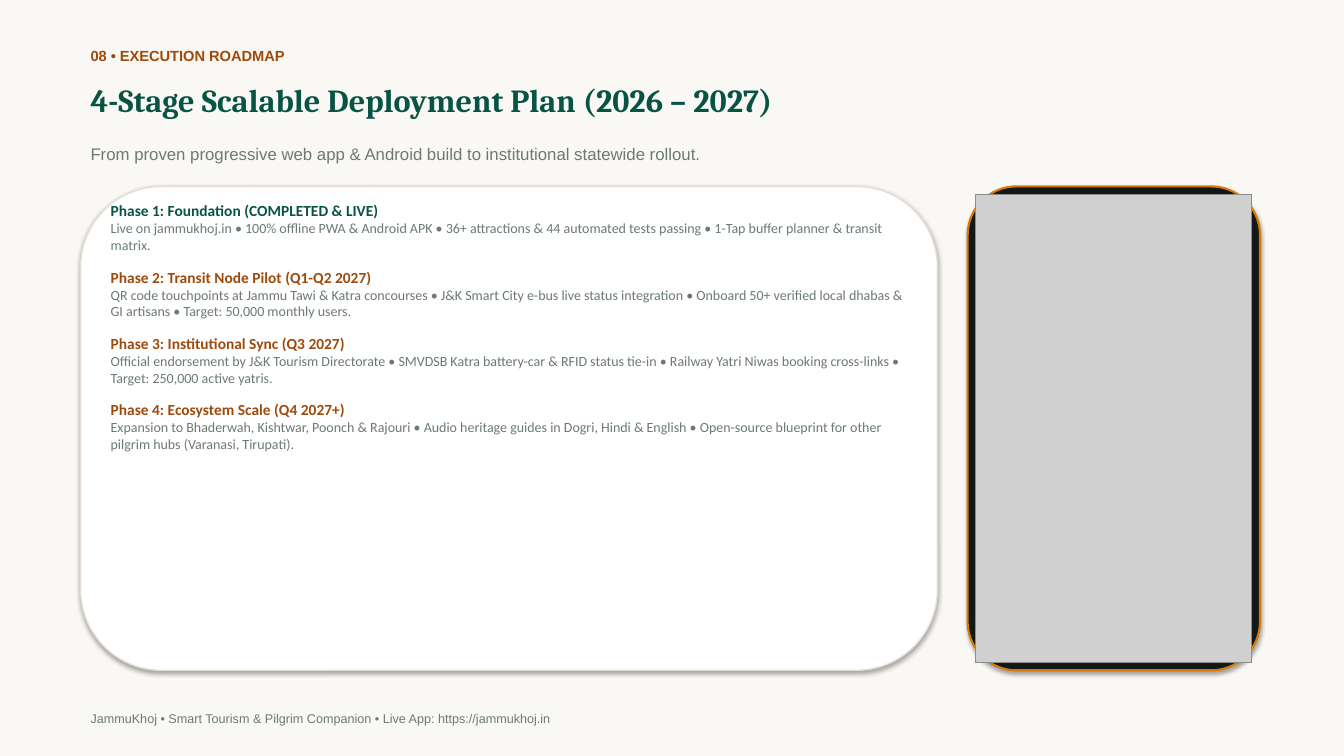
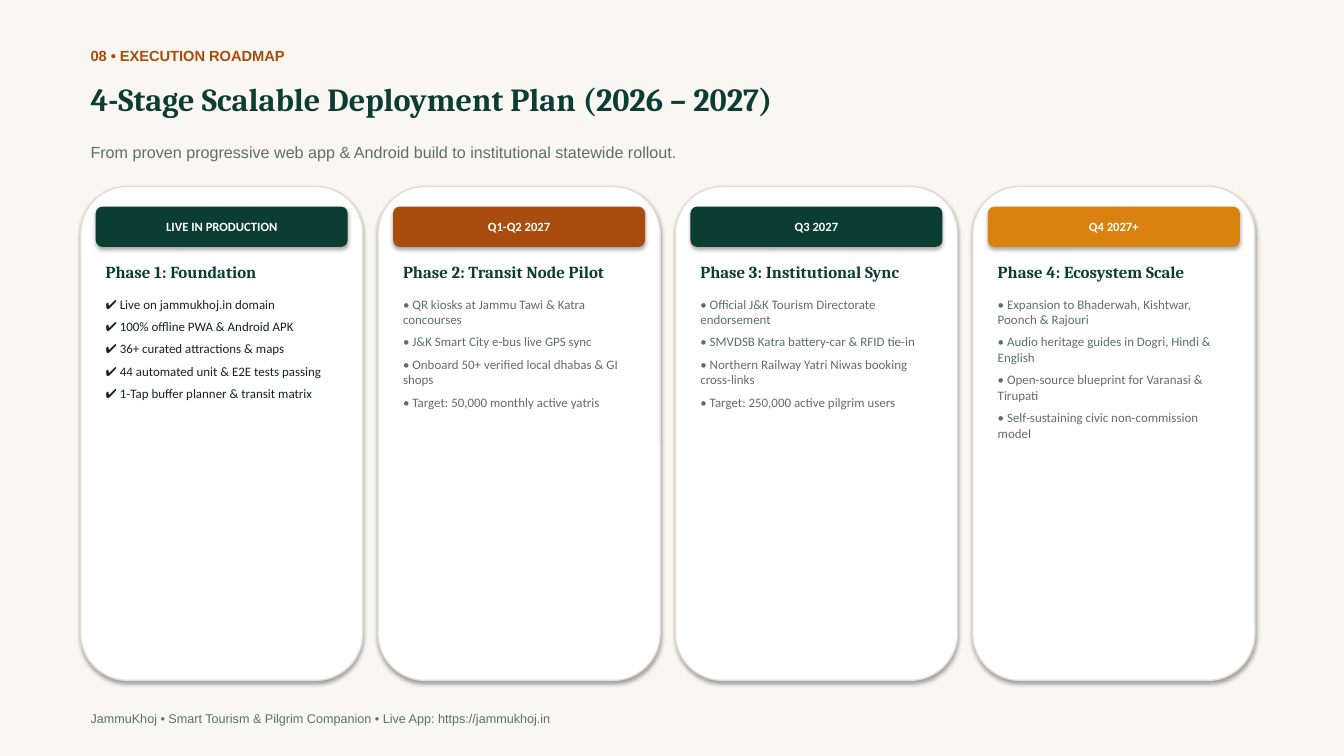
Before and after one commit to moin08s/JammuKhoj, a slide deck: slide 8 of JammuKhoj_Pitch_Deck_Final.pptx. Drawn at 1344x756 pixels with LibreOffice and Linux fonts; fonts in the diff are those of the drawing; grey boxes stand for pictures. Boxes give left, top, right and bottom in pixels: in the first picture for what was removed or moved away, otherwise in the second. Text is boxed around its words. In the diff, an @@ line names an element or a change of style, - is before the commit and + after.

```diff
--- a/JammuKhoj_Pitch_Deck_Final.pptx
+++ b/JammuKhoj_Pitch_Deck_Final.pptx
@@ rectangle at bbox=[0, 0, 1344, 756]: fill #FAF8F4 to #FAF7F2 @@
@@ text "4-Stage Scalable Deployment Plan (2026 ..." at bbox=[91, 87, 772, 118]: text colour #085444 to #0B3D33 @@
@@ text "From proven progressive web app ..." at bbox=[91, 146, 676, 162]: size 12 to 11.5 pt, text colour #6C7A73 to #5F6E67 @@
@@ rounded rectangle: place and size @@
-rounded rectangle at bbox=[81, 187, 938, 670]
+rounded rectangle at bbox=[81, 187, 363, 681]
@@ rounded rectangle at bbox=[81, 187, 363, 681]: outline #E6DED4 1 pt to #E4DCD2 1 pt @@
@@ rounded rectangle added at bbox=[96, 207, 348, 247], fill #0B3D33, 9 pt, text #FFFFFF, bold @@
+LIVE IN PRODUCTION
@@ text removed at bbox=[111, 203, 890, 452] @@
-Phase 1: Foundation (COMPLETED & LIVE)
-Live on jammukhoj.in • 100% offline PWA & Android APK • 36+ attractions & 44 automated tests passing • 1-Tap buffer planner & transit matrix.
-Phase 2: Transit Node Pilot (Q1-Q2 2027)
-QR code touchpoints at Jammu Tawi & Katra concourses • J&K Smart City e-bus live status integration • Onboard 50+ verified local dhabas & GI artisans • Target: 50,000 monthly users.
-Phase 3: Institutional Sync (Q3 2027)
-Official endorsement by J&K Tourism Directorate • SMVDSB Katra battery-car & RFID status tie-in • Railway Yatri Niwas booking cross-links • Target: 250,000 active yatris.
-Phase 4: Ecosystem Scale (Q4 2027+)
-Expansion to Bhaderwah, Kishtwar, Poonch & Rajouri • Audio heritage guides in Dogri, Hindi & English • Open-source blueprint for other pilgrim hubs (Varanasi, Tirupati).
@@ rounded rectangle added at bbox=[378, 187, 660, 681], fill #FFFFFF, outline #E4DCD2 1 pt @@
@@ rounded rectangle added at bbox=[393, 207, 645, 247], fill #A84D0E, 9 pt, text #FFFFFF, bold @@
+Q1-Q2 2027
@@ rounded rectangle added at bbox=[676, 187, 958, 681], fill #FFFFFF, outline #E4DCD2 1 pt @@
@@ rounded rectangle added at bbox=[691, 207, 943, 247], fill #0B3D33, 9 pt, text #FFFFFF, bold @@
+Q3 2027
@@ rounded rectangle: place and size @@
-rounded rectangle at bbox=[968, 187, 1260, 670]
+rounded rectangle at bbox=[973, 187, 1255, 681]
@@ rounded rectangle at bbox=[973, 187, 1255, 681]: fill #121816 to #FFFFFF; outline #D97706 1.5 pt to #E4DCD2 1 pt @@
@@ picture removed at bbox=[976, 195, 1252, 662] @@
@@ rounded rectangle added at bbox=[988, 207, 1240, 247], fill #D98210, 9 pt, text #FFFFFF, bold @@
+Q4 2027+
@@ text added at bbox=[106, 266, 321, 400], 9.2 pt, text #18221E @@
+Phase 1: Foundation
+✔ Live on jammukhoj.in domain
+✔ 100% offline PWA & Android APK
+✔ 36+ curated attractions & maps
+✔ 44 automated unit & E2E tests passing
+✔ 1-Tap buffer planner & transit matrix
@@ text added at bbox=[403, 266, 617, 409], 9.2 pt, text #5F6E67 @@
+Phase 2: Transit Node Pilot
+• QR kiosks at Jammu Tawi & Katra concourses
+• J&K Smart City e-bus live GPS sync
+• Onboard 50+ verified local dhabas & GI shops
+• Target: 50,000 monthly active yatris
@@ text added at bbox=[700, 266, 915, 409], 9.2 pt, text #5F6E67 @@
+Phase 3: Institutional Sync
+• Official J&K Tourism Directorate endorsement
+• SMVDSB Katra battery-car & RFID tie-in
+• Northern Railway Yatri Niwas booking cross-links
+• Target: 250,000 active pilgrim users
@@ text added at bbox=[998, 266, 1199, 438], 9.2 pt, text #5F6E67 @@
+Phase 4: Ecosystem Scale
+• Expansion to Bhaderwah, Kishtwar, Poonch & Rajouri
+• Audio heritage guides in Dogri, Hindi & English
+• Open-source blueprint for Varanasi & Tirupati
+• Self-sustaining civic non-commission model
```
Also in this commit, not shown: 9 other slides changed, 3 other files.
